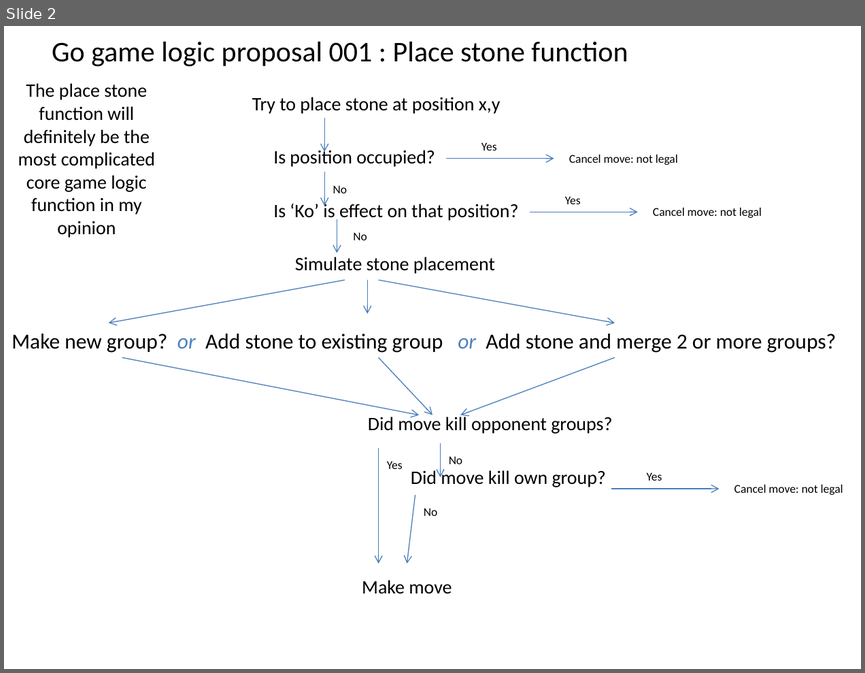
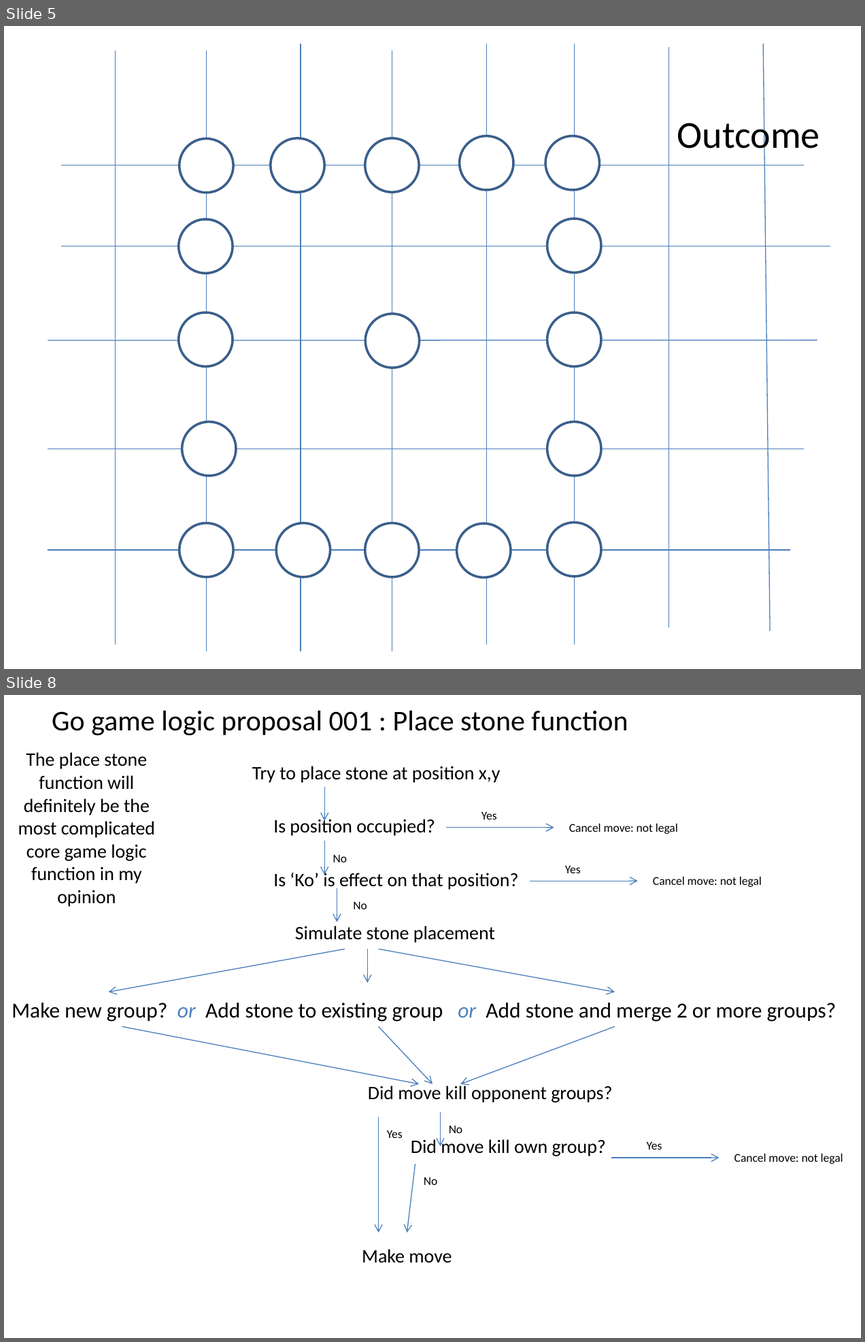
Before and after one commit to jimbobsweeney/Go, a slide deck: DOCUMENTATION/Game_Logic_Proposal 001.pptx. Shown one above the other, each under a label of ours: slide 2 before the commit, slides 5 and 8 after it; the slides between them are not shown. The pictures are 865x673 and 865x1342 pixels, drawn with LibreOffice and Linux fonts; fonts in the diff are those of the drawing. Boxes give left, top, right and bottom in pixels: in the first picture for what was removed or moved away, otherwise in the second. Text is boxed around its words. In the diff, an @@ line names an element or a change of style, - is before the commit and + after.

```diff
--- a/DOCUMENTATION/Game_Logic_Proposal 001.pptx
+++ b/DOCUMENTATION/Game_Logic_Proposal 001.pptx
@@ slide 5 added at (4,26,861,669), background #FFFFFF @@
@@ line added from (300, 44) to (300, 651), #4B7EBC 0.75 pt @@
@@ line added from (486, 44) to (486, 643), #4B7EBC 0.75 pt @@
@@ line added from (574, 44) to (574, 643), #4B7EBC 0.75 pt @@
@@ line added from (763, 44) to (770, 631), #4B7EBC 0.75 pt @@
@@ line added from (116, 51) to (116, 643), #4B7EBC 0.75 pt @@
@@ line added from (206, 51) to (206, 651), #4B7EBC 0.75 pt @@
@@ line added from (392, 51) to (392, 651), #4B7EBC 0.75 pt @@
@@ line added from (669, 48) to (669, 628), #4B7EBC 0.75 pt @@
@@ text added at (677,116,820,157), 32 pt, text #000000 @@
+Outcome
@@ ellipse added at (179,138,234,192), fill #FFFFFF, outline #3A5F8C 2 pt @@
@@ ellipse added at (271,138,324,192), fill #FFFFFF, outline #3A5F8C 2 pt @@
@@ ellipse added at (364,138,419,192), fill #FFFFFF, outline #3A5F8C 2 pt @@
@@ ellipse added at (459,135,513,190), fill #FFFFFF, outline #3A5F8C 2 pt @@
@@ ellipse added at (545,135,600,190), fill #FFFFFF, outline #3A5F8C 2 pt @@
@@ line added from (61, 165) to (804, 165), #4B7EBC 0.75 pt @@
@@ ellipse added at (179,219,232,273), fill #FFFFFF, outline #3A5F8C 2 pt @@
@@ ellipse added at (547,219,601,273), fill #FFFFFF, outline #3A5F8C 2 pt @@
@@ line added from (61, 246) to (831, 246), #4B7EBC 0.75 pt @@
@@ ellipse added at (179,312,232,366), fill #FFFFFF, outline #3A5F8C 2 pt @@
@@ ellipse added at (366,314,419,368), fill #FFFFFF, outline #3A5F8C 2 pt @@
@@ ellipse added at (547,312,601,366), fill #FFFFFF, outline #3A5F8C 2 pt @@
@@ line added from (48, 340) to (817, 339), #4B7EBC 0.75 pt @@
@@ ellipse added at (182,422,236,476), fill #FFFFFF, outline #3A5F8C 2 pt @@
@@ ellipse added at (547,422,601,476), fill #FFFFFF, outline #3A5F8C 2 pt @@
@@ line added from (48, 448) to (804, 448), #4B7EBC 0.75 pt @@
@@ ellipse added at (179,523,234,577), fill #FFFFFF, outline #3A5F8C 2 pt @@
@@ ellipse added at (277,523,330,577), fill #FFFFFF, outline #3A5F8C 2 pt @@
@@ ellipse added at (364,523,419,577), fill #FFFFFF, outline #3A5F8C 2 pt @@
@@ ellipse added at (456,523,511,577), fill #FFFFFF, outline #3A5F8C 2 pt @@
@@ ellipse added at (547,522,601,576), fill #FFFFFF, outline #3A5F8C 2 pt @@
@@ line added from (48, 550) to (789, 550), #4B7EBC 0.75 pt @@
@@ what was slide 2 is now slide 8 @@
```
Also in this commit, not shown: 2 slides changed, 5 other slides added.
